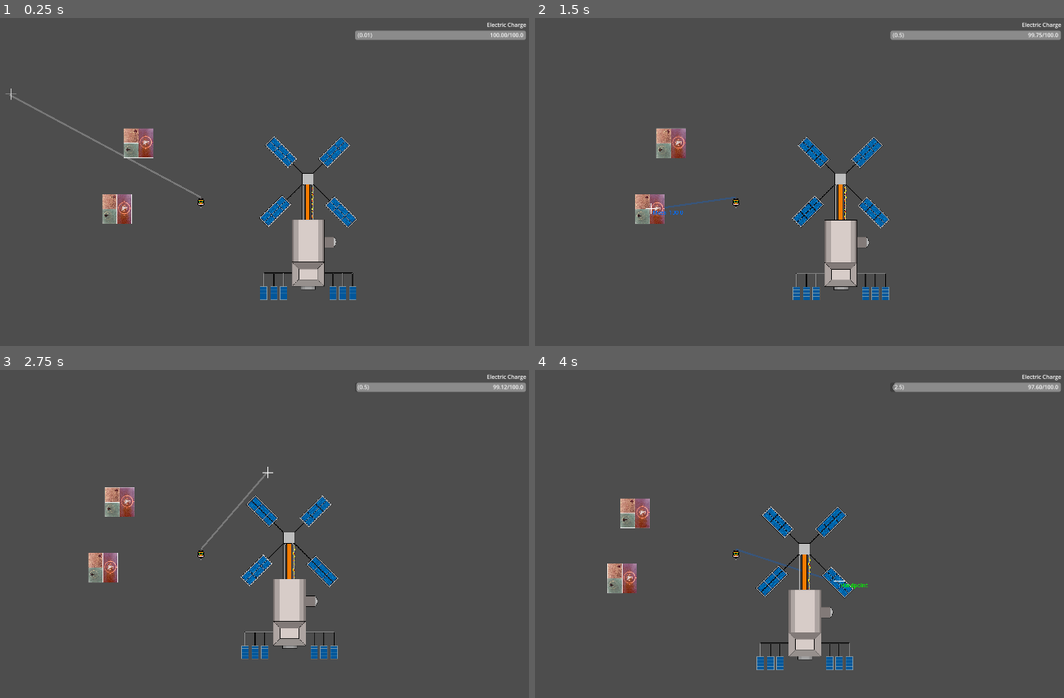
Above: before the commit, frames 1-4 (two rows, left to right).
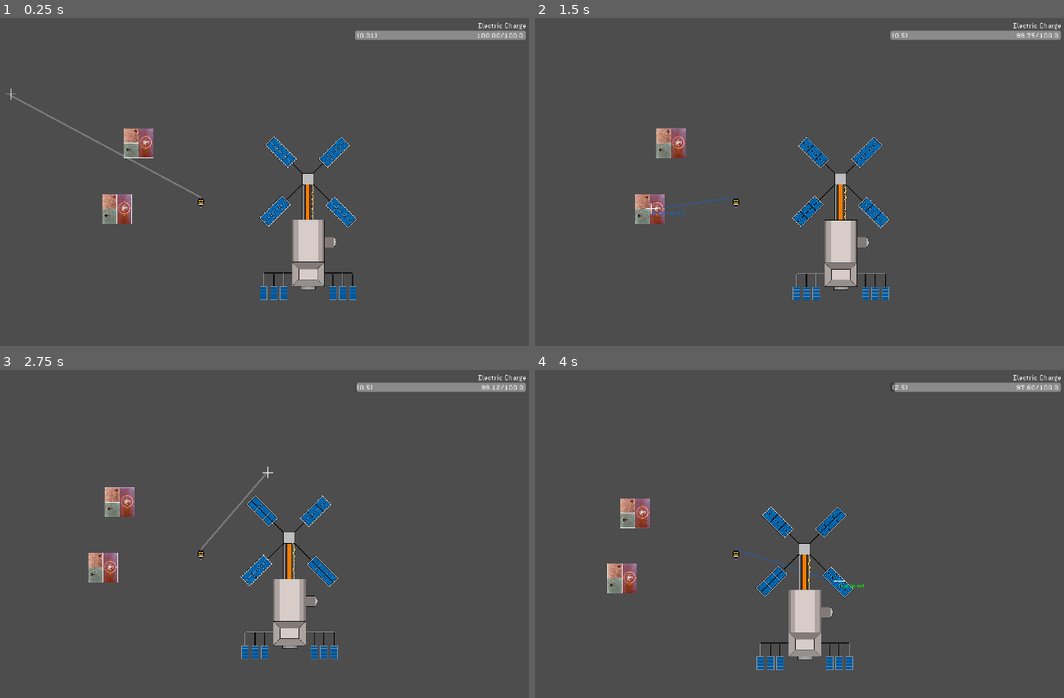
Above: after the commit, the same moments.

Repository: g5works/ghoststation
Game: Godot game, scene res://root.tscn
The game is run twice, just before and just after one commit, with the same random seed, the same clock (stepped at 60 frames per second) and the same inputs.
Inputs (mouse positions are in pixels of both pictures, inside the frame that each line leads up to):
- Up to frame 1 (0.25 s): no input
- Up to frame 2 (1.5 s): tap Enter at 0.5 s; move the mouse to (878, 185) at 0.52 s; right-click (878, 185) at 0.6 s; tap Space (RCS Fire) at 1.25 s; move the mouse to (603, 221) at 1.27 s; click (603, 221) at 1.35 s
- Up to frame 3 (2.75 s): move the mouse to (264, 474) at 2.02 s; tap Space (RCS Fire) at 2.1 s
- Up to frame 4 (4 s): move the mouse to (704, 629) at 2.77 s; right-click (704, 629) at 2.85 s; move the mouse to (931, 609) at 3.52 s; press the mouse at (931, 609) at 3.53 s

The runs differ from the first frame. In frame 1, 0.2% of the frame differs, in the area x 67-100%, y 1-6%; in frame 2, 0.2%; in frame 3, 0.2%; in frame 4, 0.2%, in the area x 57-100%, y 1-67%.

Commit message:
add new font

Diff:
--- a/root.tscn
+++ b/root.tscn
@@ -7,6 +7,7 @@
 [ext_resource type="Texture2D" uid="uid://b75src4ka8ekx" path="res://SpaceStation_Intact.png" id="4_l8v81"]
 [ext_resource type="Script" uid="uid://d2iexyrr38re1" path="res://cursor.gd" id="5_jnlp7"]
 [ext_resource type="Script" uid="uid://pwyemou46n6i" path="res://barstack.gd" id="7_bf3um"]
+[ext_resource type="FontFile" uid="uid://cl1tscjqpyj77" path="res://HydrophiliaIced-Regular.otf" id="7_huihk"]
 [ext_resource type="Script" uid="uid://bd2vvj0q535k0" path="res://progress_bar.gd" id="7_vyht1"]
 
 [sub_resource type="RectangleShape2D" id="RectangleShape2D_pyidc"]
@@ -17,9 +18,12 @@
 
 [sub_resource type="RectangleShape2D" id="RectangleShape2D_l8v81"]
 
-[sub_resource type="LabelSettings" id="LabelSettings_jnlp7"]
+[sub_resource type="LabelSettings" id="LabelSettings_tw3kd"]
+font = ExtResource("7_huihk")
 
 [sub_resource type="LabelSettings" id="LabelSettings_vyht1"]
+font = ExtResource("7_huihk")
+font_size = 20
 
 [node name="Node" type="Node"]
 
@@ -281,13 +285,14 @@
 script = ExtResource("5_jnlp7")
 
 [node name="Mass Indicator" type="Label" parent="Moving UI/Cursor"]
+texture_filter = 1
 layout_mode = 0
 offset_left = 20.0
-offset_top = 15.0
+offset_top = 16.0
 offset_right = 110.0
-offset_bottom = 38.0
+offset_bottom = 41.0
 text = "Mass: null"
-label_settings = SubResource("LabelSettings_jnlp7")
+label_settings = SubResource("LabelSettings_tw3kd")
 
 [node name="Static UI" type="CanvasLayer" parent="."]
 
@@ -302,6 +307,7 @@
 script = ExtResource("7_bf3um")
 
 [node name="Label" type="Label" parent="Static UI/BarStack"]
+texture_filter = 1
 layout_mode = 1
 anchors_preset = 1
 anchor_left = 1.0
@@ -330,6 +336,7 @@
 script = ExtResource("7_vyht1")
 
 [node name="Amount" type="Label" parent="Static UI/BarStack"]
+texture_filter = 1
 layout_mode = 1
 anchors_preset = 6
 anchor_left = 1.0
@@ -337,9 +344,9 @@
 anchor_right = 1.0
 anchor_bottom = 0.5
 offset_left = -131.0
-offset_top = 18.0
+offset_top = 19.0
 offset_right = -16.0
-offset_bottom = 41.0
+offset_bottom = 42.0
 grow_horizontal = 0
 grow_vertical = 2
 text = "0/100"
@@ -348,16 +355,17 @@
 vertical_alignment = 1
 
 [node name="Utilization" type="Label" parent="Static UI/BarStack"]
+texture_filter = 1
 layout_mode = 1
 anchors_preset = 6
 anchor_left = 1.0
 anchor_top = 0.5
 anchor_right = 1.0
 anchor_bottom = 0.5
-offset_left = -501.0
-offset_top = 18.0
-offset_right = -386.0
-offset_bottom = 41.0
+offset_left = -503.0
+offset_top = 16.0
+offset_right = -388.0
+offset_bottom = 46.0
 grow_horizontal = 0
 grow_vertical = 2
 text = "(1.02)"
Not shown, added: AirLock_Wireframe.png.import
Binary file added: HydrophiliaIced-Regular.otf
Not shown, added: HydrophiliaIced-Regular.otf.import
Not shown, added: Station_Wireframe.png.import
Not shown: 1 places in root.tscn that only renumber resources
